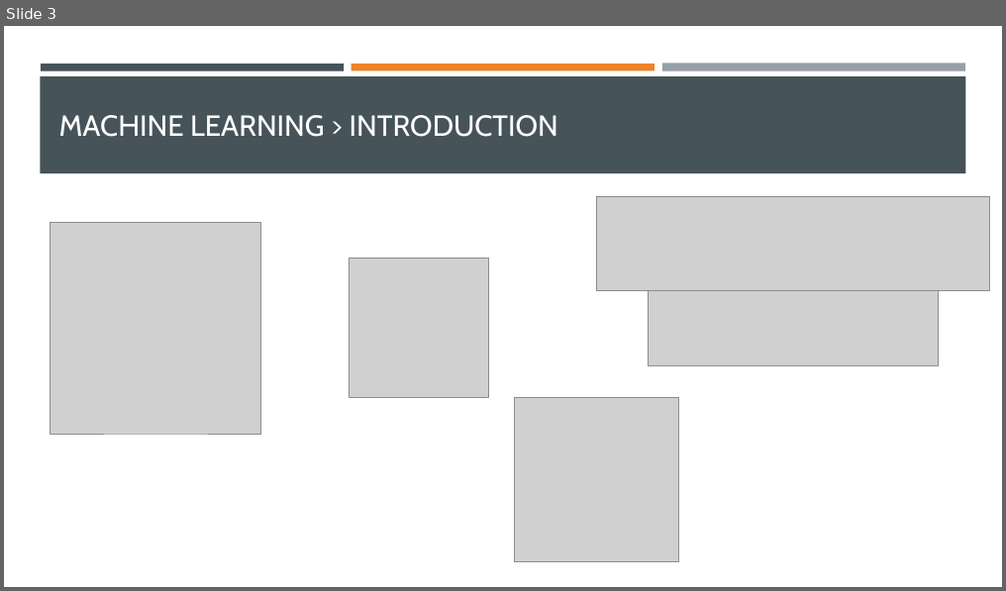
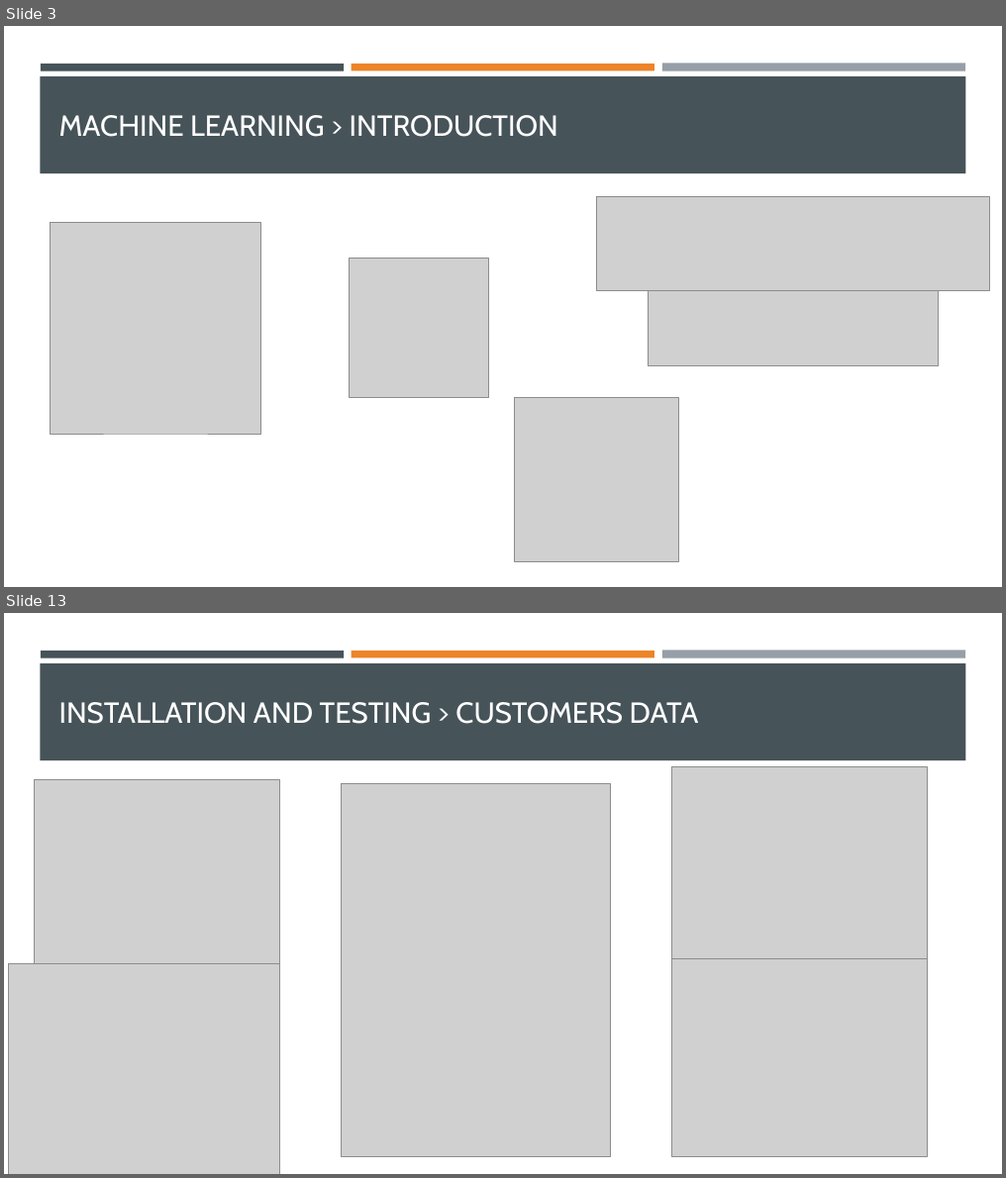
Before and after one commit to 1b0000mer/K-means-clustering, a slide deck: documents/Data clustering with k-means algorithm.pptx. Shown one above the other, each under a label of ours: slide 3 before the commit, slides 3 and 13 after it; the slides between them are not shown. The pictures are 1006x591 and 1006x1178 pixels, drawn with LibreOffice and Linux fonts; fonts in the diff are those of the drawing; grey boxes stand for pictures. Boxes give left, top, right and bottom in pixels: in the first picture for what was removed or moved away, otherwise in the second. Text is boxed around its words. In the diff, an @@ line names an element or a change of style, - is before the commit and + after.

```diff
--- a/documents/Data clustering with k-means algorithm.pptx
+++ b/documents/Data clustering with k-means algorithm.pptx
@@ slide 13 added at [4,613,1002,1174], background #FFFFFF; not listed: 4 template elements that a slide beside it also shows @@
@@ title added at [59,702,699,724], 28 pt, text #FFFFFF @@
+INSTALLATION AND TESTING > CUSTOMERS DATA
@@ picture added at [35,780,279,964] @@
@@ picture added at [341,783,610,1158] @@
@@ picture added at [672,767,927,965] @@
@@ picture added at [9,963,279,1174] @@
@@ picture added at [672,959,927,1157] @@
```
Also in this commit, not shown: 10 slides changed, 2 other slides added, 23 other files.
